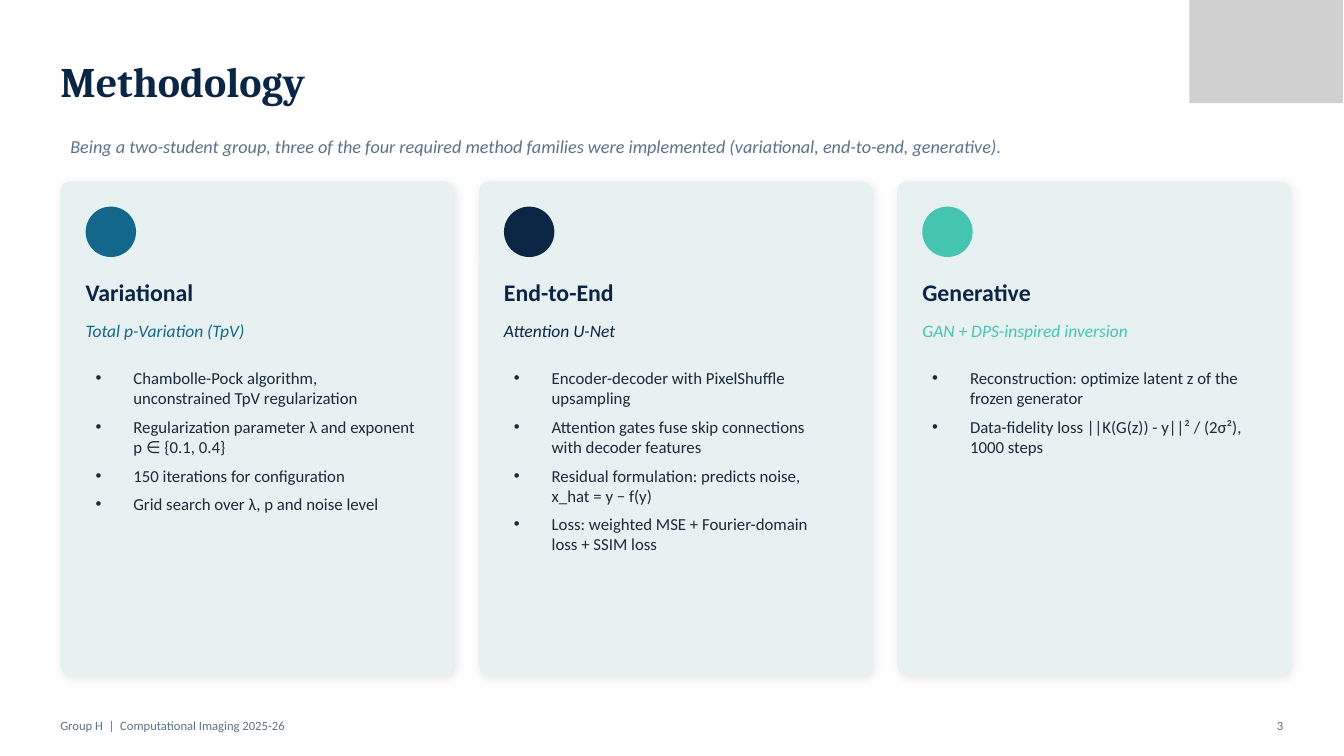
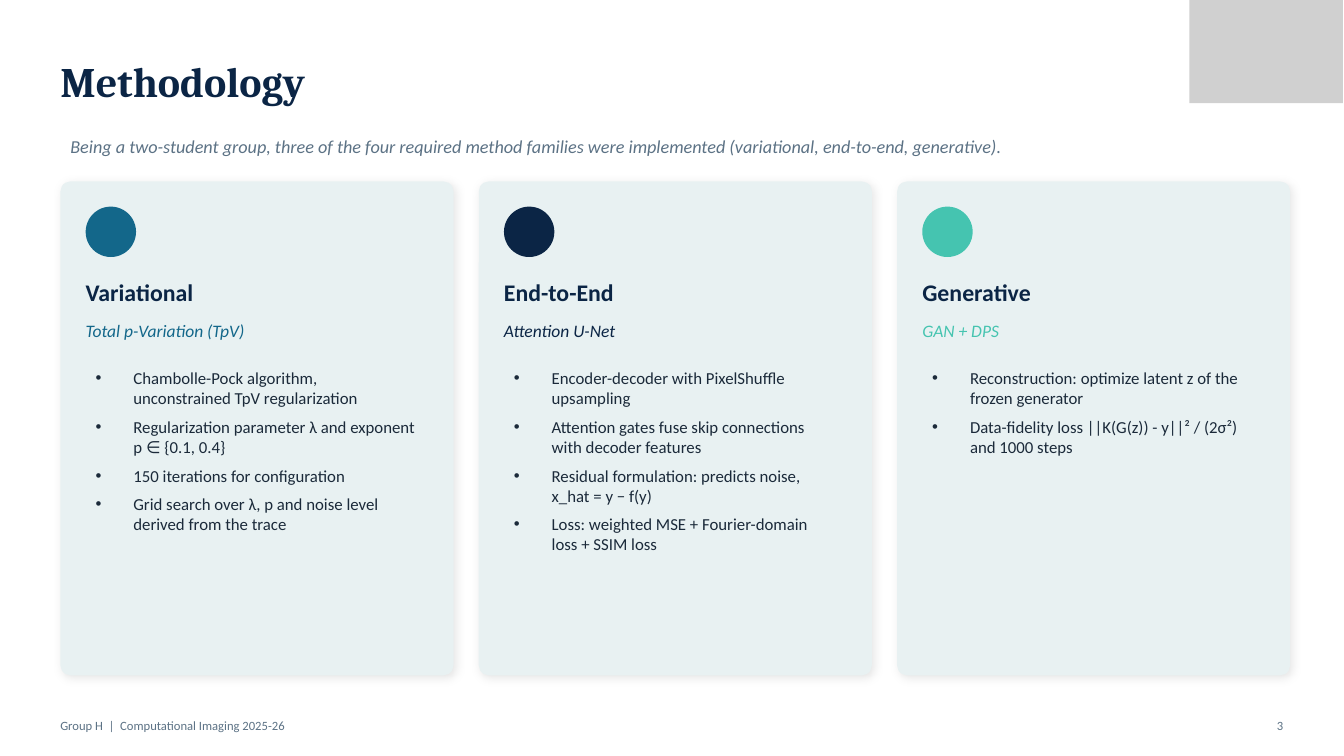
Before and after one commit to mattiaboffa22/Esame_Computational_Imaging, a slide deck: slide 3 of Presentazione.pptx. Drawn at 1344x756 pixels with LibreOffice and Linux fonts; fonts in the diff are those of the drawing; grey boxes stand for pictures. Boxes give left, top, right and bottom in pixels: in the first picture for what was removed or moved away, otherwise in the second. Text is boxed around its words. In the diff, an @@ line names an element or a change of style, - is before the commit and + after.

```diff
--- a/Presentazione.pptx
+++ b/Presentazione.pptx
@@ text at (922, 325, 999, 337): text changed @@
-GAN + DPS-inspired inversion
+GAN + DPS
@@ text at (970, 420, 1237, 456): text changed @@
-• Data-fidelity loss ||K(G(z)) - y||² / (2σ²), 1000 steps
+• Data-fidelity loss ||K(G(z)) - y||² / (2σ²) and 1000 steps
@@ text at (133, 498, 379, 530): text changed @@
-• Grid search over λ, p and noise level
+• Grid search over λ, p and noise level derived from the trace
```
Also in this commit, not shown: 3 other slides changed.
